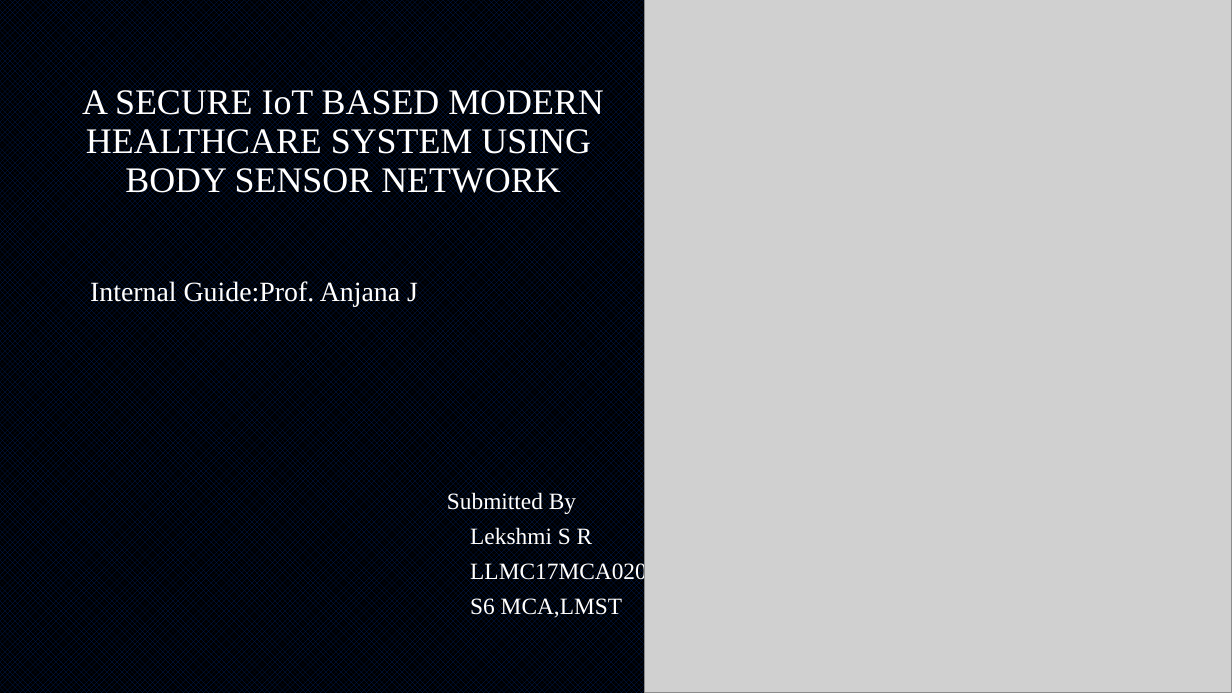
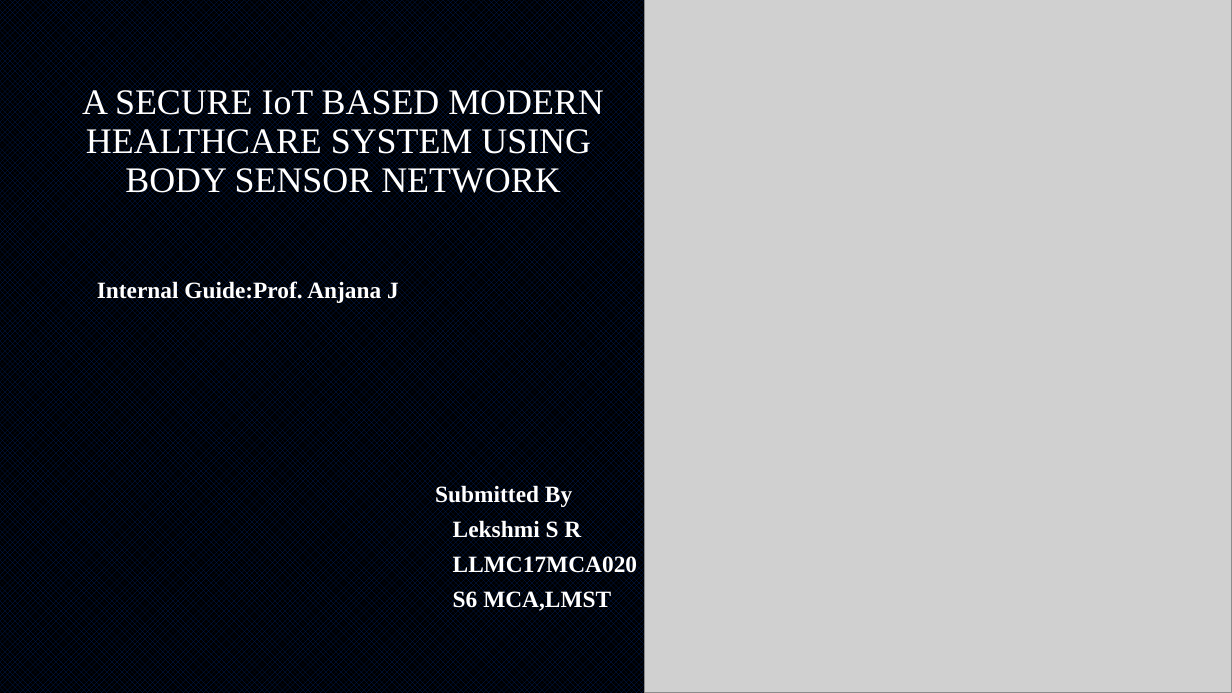
Before and after one commit to Lekshmisr95/body-sensor-network, a slide deck: slide 3 of Presentation Cover Option 1.pptx. Drawn at 1232x693 pixels with LibreOffice and Linux fonts; fonts in the diff are those of the drawing; grey boxes stand for pictures. Boxes give left, top, right and bottom in pixels: in the first picture for what was removed or moved away, otherwise in the second. Text is boxed around its words. In the diff, an @@ line names an element or a change of style, - is before the commit and + after.

```diff
--- a/Presentation Cover Option 1.pptx
+++ b/Presentation Cover Option 1.pptx
@@ text "Internal Guide:Prof. Anjana J" at (x1=97, y1=281, x2=637, y2=611): size 21.7 to 18.2 pt in "Internal Guide:Prof. Anjana J"; bold on @@
```
Also in this commit, not shown: 8 other slides changed, 1 slide added, 1 slide removed, 1 other file.
